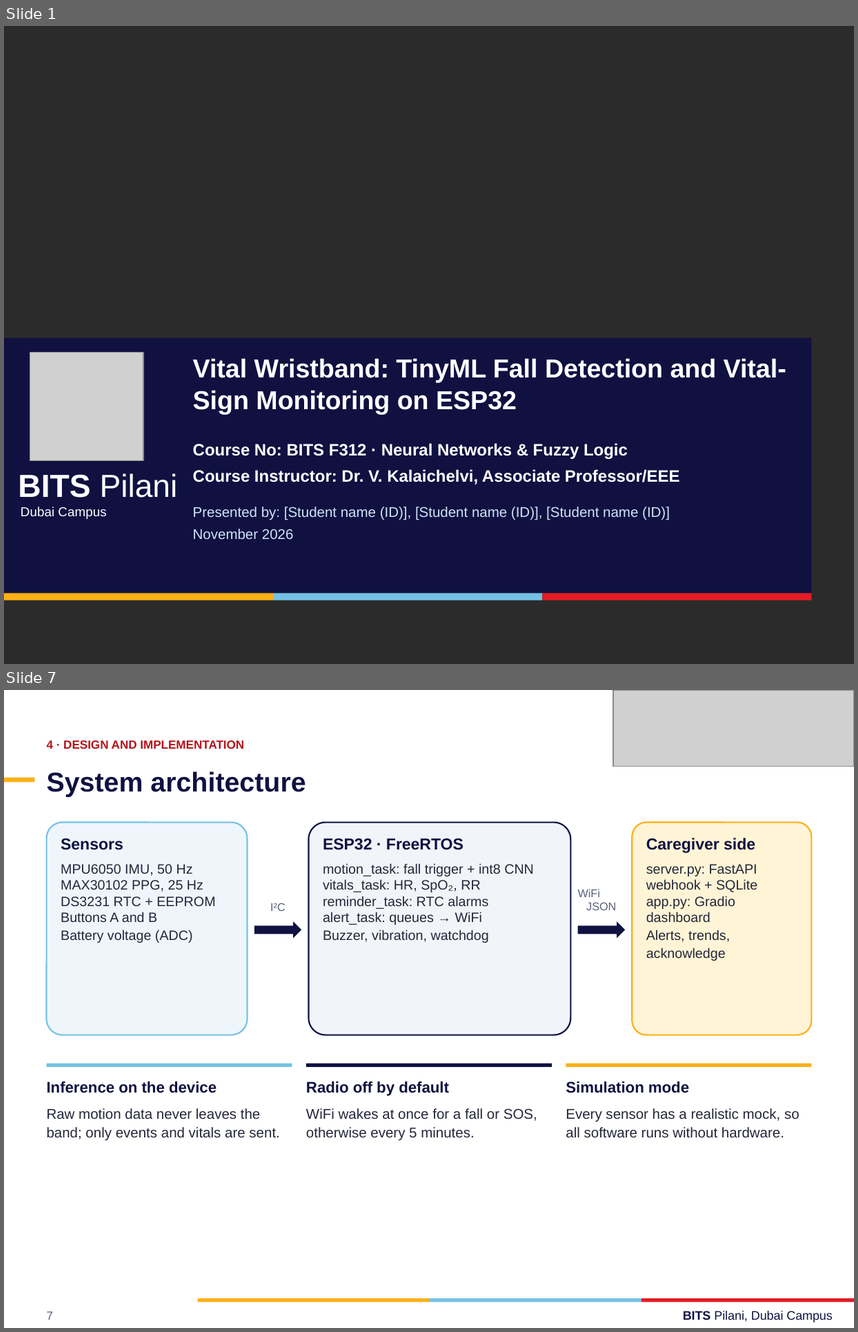
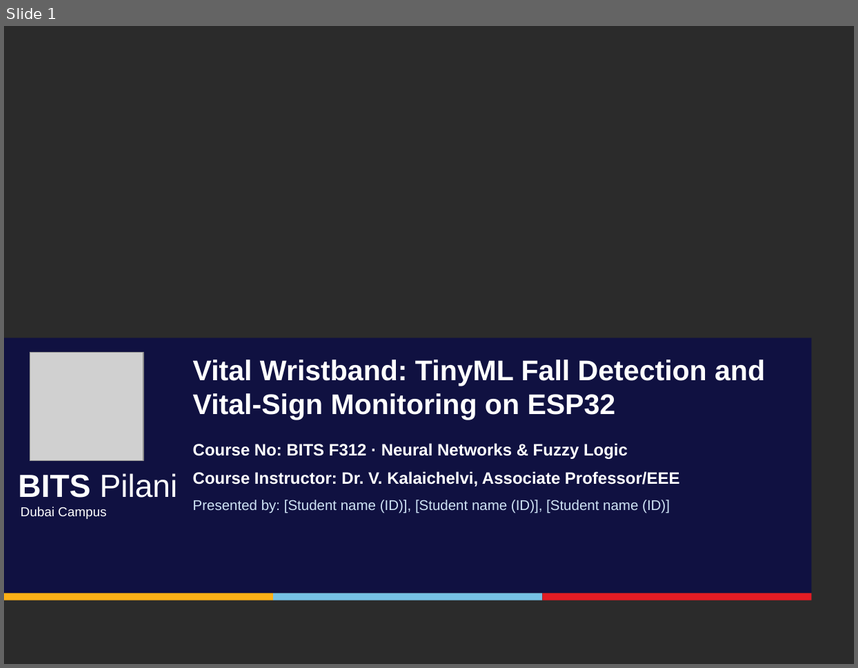
Before and after one commit to f20230104-dotcom/Vital-armband, a slide deck: docs/Vital_Wristband_BITS_F312.pptx. Shown one above the other, each under a label of ours: slides 1 and 7 before the commit, slide 1 after it; the slides between them are not shown. The pictures are 858x1332 and 858x668 pixels, drawn with LibreOffice and Linux fonts; fonts in the diff are those of the drawing; grey boxes stand for pictures; background and template pictures are left out; a plain dark background stands for a picture behind light text. Boxes give left, top, right and bottom in pixels: in the first picture for what was removed or moved away, otherwise in the second. Text is boxed around its words. In the diff, an @@ line names an element or a change of style, - is before the commit and + after.

```diff
--- a/docs/Vital_Wristband_BITS_F312.pptx
+++ b/docs/Vital_Wristband_BITS_F312.pptx
@@ slide 7 removed at (4, 690, 854, 1328), background #FFFFFF @@
@@ picture removed at (613, 690, 854, 767) @@
@@ text removed at (47, 740, 244, 749) @@
-4 · DESIGN AND IMPLEMENTATION
@@ text removed at (47, 771, 306, 797) @@
-System architecture
@@ rectangle removed at (4, 778, 34, 782) @@
@@ rounded rectangle removed at (47, 822, 247, 1035) @@
@@ rounded rectangle removed at (308, 822, 570, 1035) @@
@@ rounded rectangle removed at (632, 822, 811, 1035) @@
@@ text removed at (61, 838, 123, 850) @@
-Sensors
@@ text removed at (323, 838, 464, 850) @@
-ESP32 · FreeRTOS
@@ text removed at (646, 838, 755, 853) @@
-Caregiver side
@@ text removed at (61, 864, 215, 943) @@
-MPU6050 IMU, 50 Hz
-MAX30102 PPG, 25 Hz
-DS3231 RTC + EEPROM
-Buttons A and B
-Battery voltage (ADC)
@@ text removed at (323, 863, 534, 943) @@
-motion_task: fall trigger + int8 CNN
-vitals_task: HR, SpO₂, RR
-reminder_task: RTC alarms
-alert_task: queues → WiFi
-Buzzer, vibration, watchdog
@@ text removed at (646, 864, 757, 960) @@
-server.py: FastAPI webhook + SQLite
-app.py: Gradio dashboard
-Alerts, trends, acknowledge
@@ text removed at (578, 889, 616, 910) @@
-WiFi
-JSON
@@ text removed at (270, 903, 286, 911) @@
-I²C
@@ right arrow removed at (254, 921, 301, 938) @@
@@ right arrow removed at (578, 921, 626, 938) @@
@@ rectangle removed at (47, 1063, 292, 1067) @@
@@ text removed at (47, 1081, 217, 1093) @@
-Inference on the device
@@ text removed at (306, 1081, 449, 1096) @@
-Radio off by default
@@ rectangle removed at (307, 1063, 553, 1067) @@
@@ rectangle removed at (566, 1063, 811, 1067) @@
@@ text removed at (566, 1081, 689, 1093) @@
-Simulation mode
@@ text removed at (47, 1108, 279, 1141) @@
-Raw motion data never leaves the band; only events and vitals are sent.
@@ text removed at (306, 1108, 537, 1141) @@
-WiFi wakes at once for a fall or SOS, otherwise every 5 minutes.
@@ text removed at (566, 1108, 800, 1138) @@
-Every sensor has a realistic mock, so all software runs without hardware.
@@ rectangle removed at (198, 1298, 429, 1301) @@
@@ rectangle removed at (429, 1298, 642, 1301) @@
@@ rectangle removed at (642, 1298, 854, 1301) @@
@@ text removed at (683, 1310, 832, 1322) @@
-BITS Pilani, Dubai Campus
@@ text removed at (47, 1311, 54, 1319) @@
-7
@@ slide 1 changed as well @@
@@ text "Vital Wristband: TinyML Fall Detection ..." at (193, 359, 765, 419): size 22 to 24 pt @@
@@ text "Course Instructor: Dr. V. Kalaichelvi, ..." rewrapped from (193, 469, 680, 484) to (254, 471, 680, 486) @@
@@ text "Presented by: [Student name (ID)], ...": place and size @@
-text "Presented by: [Student name (ID)], ..." at (193, 506, 670, 539)
+text "Presented by: [Student name (ID)], ..." at (193, 499, 670, 513)
@@ text "Presented by: [Student name (ID)], ..." at (193, 499, 670, 513): less space between paragraphs @@
@@ text at (193, 528, 294, 539): paragraph removed @@
-November 2026
```
Also in this commit, not shown: 7 other slides changed, 6 slides added, 25 other slides removed, 2 other files.
